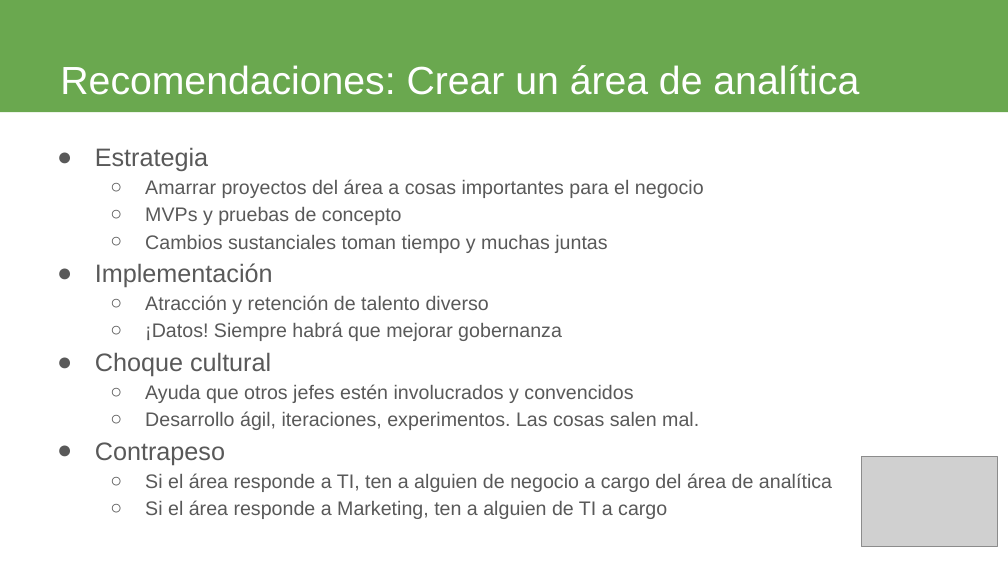
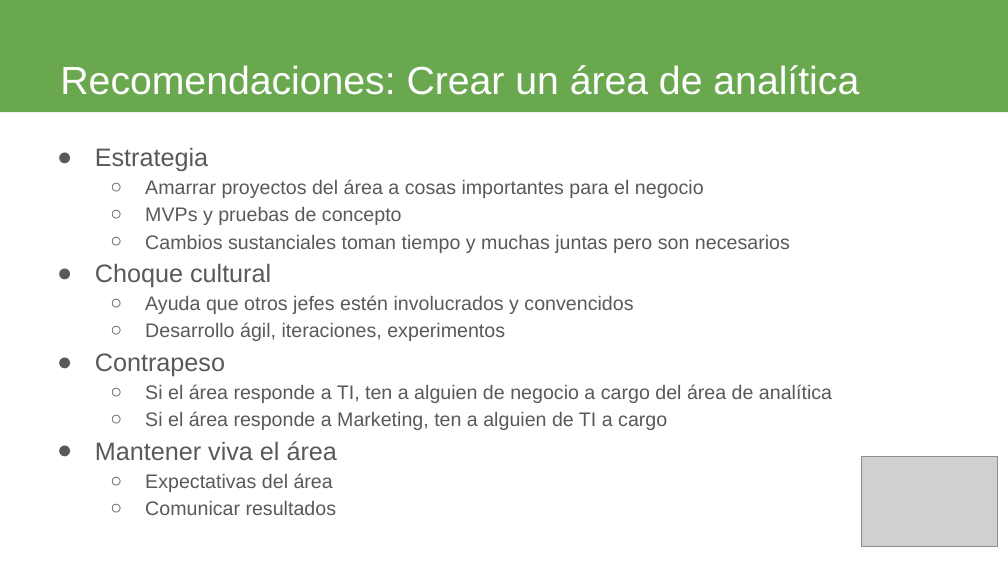
Before and after one commit to jbarbosat/mis-desmadres, a slide deck: slide 12 of presentaciones/wids-2019/presentacion.odp (slide 10 before the commit). Drawn at 1008x567 pixels with LibreOffice and Linux fonts; fonts in the diff are those of the drawing; grey boxes stand for pictures. Boxes give left, top, right and bottom in pixels: in the first picture for what was removed or moved away, otherwise in the second. Text is boxed around its words. In the diff, an @@ line names an element or a change of style, - is before the commit and + after.

```diff
--- a/presentaciones/wids-2019/presentacion.odp
+++ b/presentaciones/wids-2019/presentacion.odp
@@ text at (145, 235, 790, 253): text changed @@
-  ○ Cambios sustanciales toman tiempo y muchas juntas
-● Implementación
-  ○ Atracción y retención de talento diverso
-  ○ ¡Datos! Siempre habrá que mejorar gobernanza
+  ○ Cambios sustanciales toman tiempo y muchas juntas pero son necesarios
@@ text at (145, 322, 505, 341): text changed @@
-  ○ Desarrollo ágil, iteraciones, experimentos. Las cosas salen mal.
+  ○ Desarrollo ágil, iteraciones, experimentos
@@ text at (95, 441, 337, 515): paragraphs added @@
+● Mantener viva el área
+  ○ Expectativas del área
+  ○ Comunicar resultados
```
Also in this commit, not shown: 8 other slides changed, 8 slides added, 3 slides removed.
